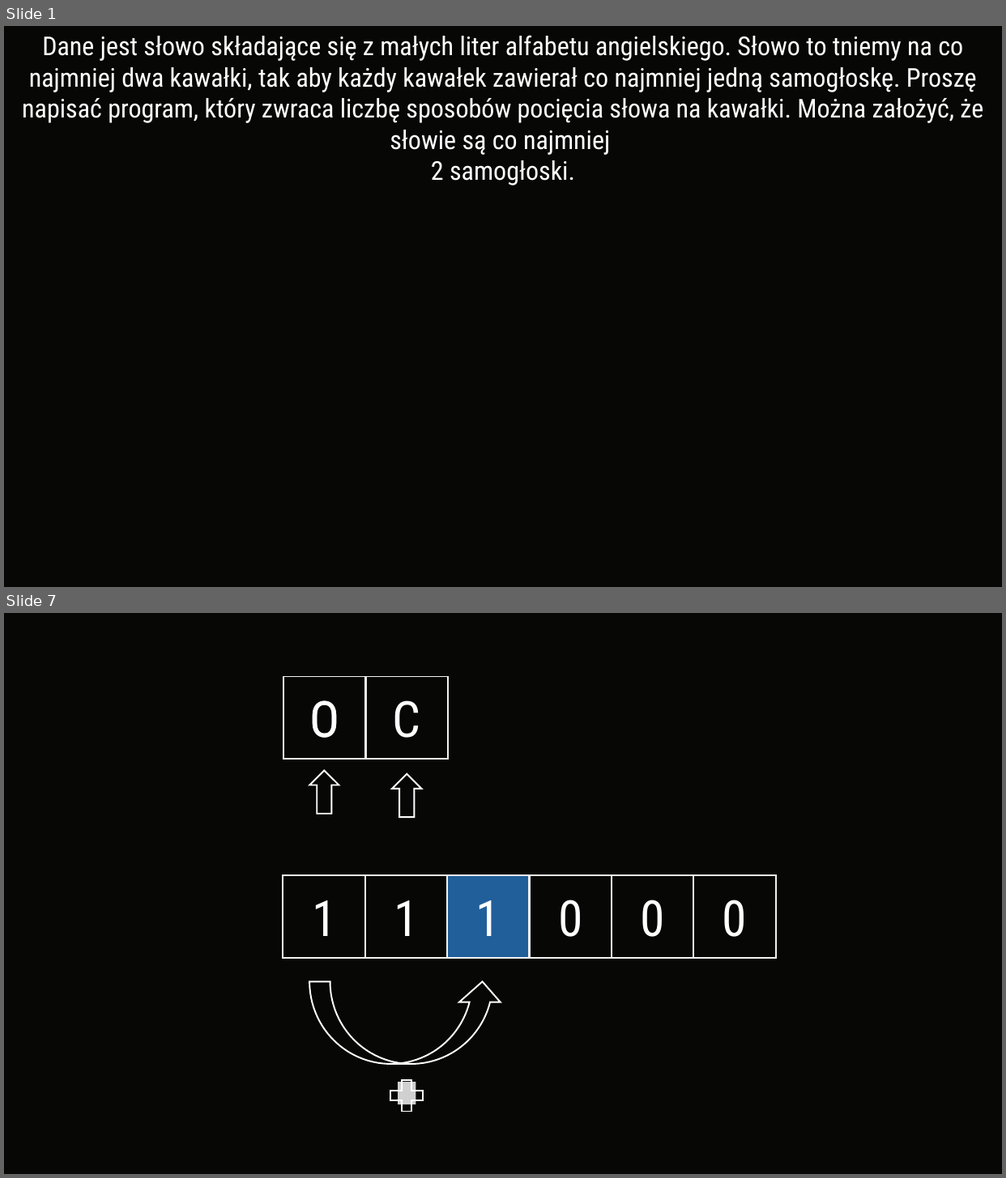
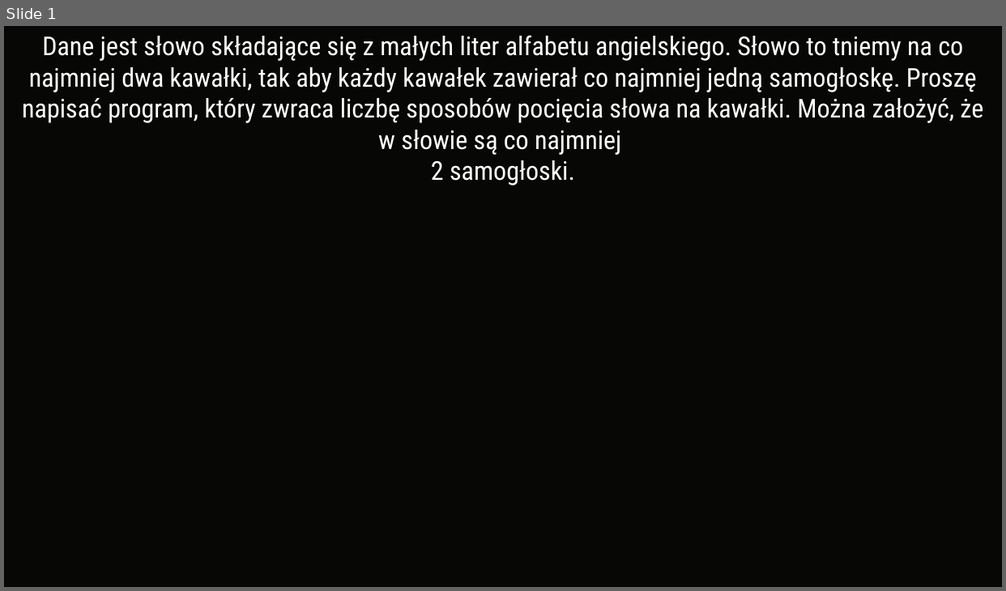
Before and after one commit to Grzeslaw115/ODI, a slide deck: 2023-24/Etap I/Prezentacje/zadanie3.pptx. Shown one above the other, each under a label of ours: slides 1 and 7 before the commit, slide 1 after it; the slides between them are not shown. The pictures are 1006x1178 and 1006x591 pixels, drawn with LibreOffice and Linux fonts; fonts in the diff are those of the drawing; grey boxes stand for pictures. Boxes give left, top, right and bottom in pixels: in the first picture for what was removed or moved away, otherwise in the second. Text is boxed around its words. In the diff, an @@ line names an element or a change of style, - is before the commit and + after.

```diff
--- a/2023-24/Etap I/Prezentacje/zadanie3.pptx
+++ b/2023-24/Etap I/Prezentacje/zadanie3.pptx
@@ slide 7 removed at (x1=4, y1=613, x2=1002, y2=1174), background #070706 @@
@@ rectangle removed at (x1=283, y1=677, x2=365, y2=759) @@
@@ text removed at (x1=283, y1=684, x2=365, y2=752) @@
-O
@@ rectangle removed at (x1=284, y1=677, x2=366, y2=759) @@
@@ rectangle removed at (x1=365, y1=677, x2=448, y2=759) @@
@@ text removed at (x1=309, y1=700, x2=339, y2=738) @@
-O
@@ text removed at (x1=393, y1=700, x2=421, y2=738) @@
-C
@@ up arrow removed at (x1=309, y1=770, x2=339, y2=814) @@
@@ up arrow removed at (x1=393, y1=774, x2=422, y2=817) @@
@@ rectangle removed at (x1=283, y1=875, x2=365, y2=958) @@
@@ rectangle removed at (x1=364, y1=875, x2=447, y2=958) @@
@@ rectangle removed at (x1=447, y1=875, x2=530, y2=958) @@
@@ rectangle removed at (x1=530, y1=875, x2=612, y2=958) @@
@@ rectangle removed at (x1=612, y1=875, x2=693, y2=958) @@
@@ rectangle removed at (x1=693, y1=875, x2=776, y2=958) @@
@@ text removed at (x1=312, y1=901, x2=336, y2=936) @@
-1
@@ text removed at (x1=394, y1=901, x2=418, y2=936) @@
-1
@@ text removed at (x1=476, y1=901, x2=501, y2=936) @@
-1
@@ text removed at (x1=558, y1=900, x2=582, y2=937) @@
-0
@@ text removed at (x1=640, y1=900, x2=664, y2=937) @@
-0
@@ text removed at (x1=722, y1=900, x2=746, y2=937) @@
-0
@@ curved up arrow removed at (x1=309, y1=982, x2=503, y2=1064) @@
@@ plus sign removed at (x1=385, y1=1075, x2=429, y2=1118) @@
@@ picture removed at (x1=398, y1=1082, x2=415, y2=1105) @@
@@ slide 1 changed as well @@
@@ text at (x1=22, y1=35, x2=983, y2=155): text changed @@
-Dane jest słowo składające się z małych liter alfabetu angielskiego. Słowo to tniemy na co najmniej dwa kawałki, tak aby każdy kawałek zawierał co najmniej jedną samogłoskę. Proszę napisać program, który zwraca liczbę sposobów pocięcia słowa na kawałki. Można założyć, że słowie są co najmniej
+Dane jest słowo składające się z małych liter alfabetu angielskiego. Słowo to tniemy na co najmniej dwa kawałki, tak aby każdy kawałek zawierał co najmniej jedną samogłoskę. Proszę napisać program, który zwraca liczbę sposobów pocięcia słowa na kawałki. Można założyć, że w słowie są co najmniej
```
Also in this commit, not shown: 8 other slides changed, 14 slides added, 22 other slides removed, 8 other files.
